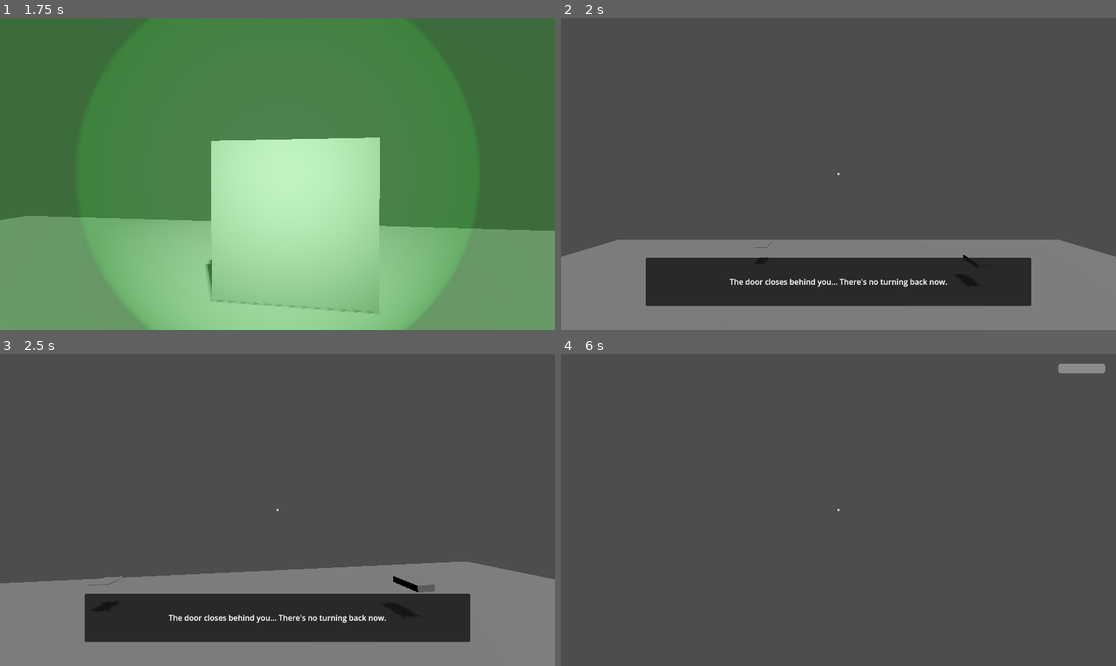
Above: before the commit, frames 1-4 (two rows, left to right).
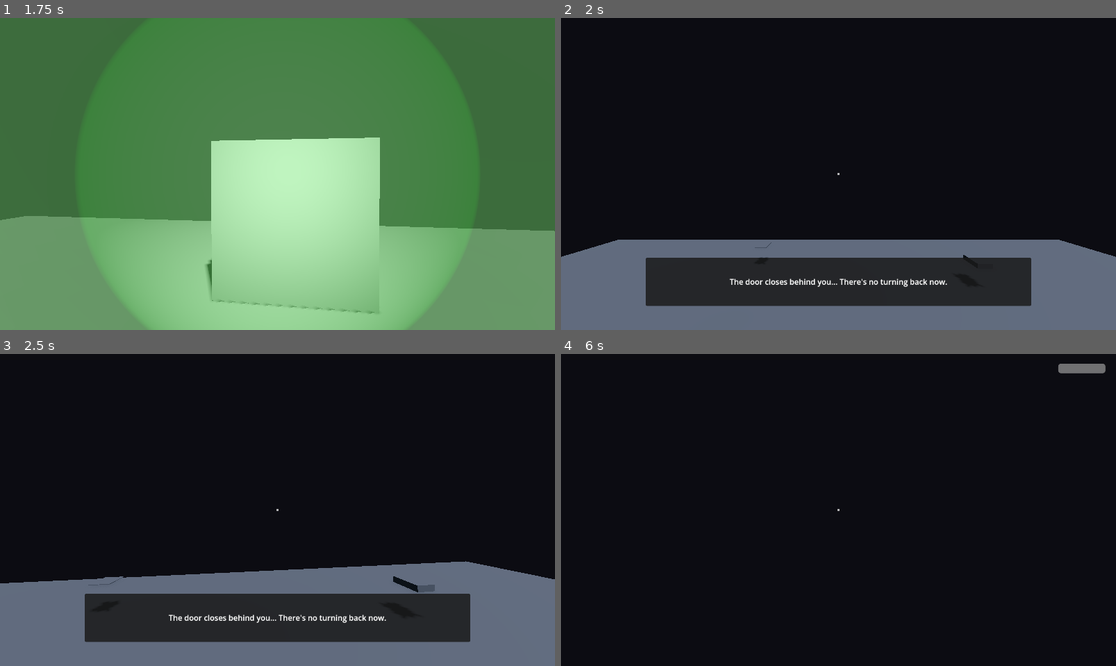
Above: after the commit, the same moments.

Repository: conorn09/Feargame
Game: Godot game, scene res://scenes/test_environment.tscn
The game is run twice, just before and just after one commit, with the same random seed, the same clock (stepped at 60 frames per second) and the same inputs.
Inputs (mouse positions are in pixels of both pictures, inside the frame that each line leads up to):
- Up to frame 1 (1.75 s): move the mouse to (305, 174) at 0.52 s; hold E (interact) 0.53-1.28 s; hold W (move_forward) from 0.53 s (still down); move the mouse to (249, 174) at 1.27 s; tap F (toggle_flashlight) at 1.35 s
- Up to frame 2 (2 s): keep holding W (move_forward)
- Up to frame 3 (2.5 s): keep holding W (move_forward); move the mouse to (288, 503) at 2.02 s; hold E (interact) from 2.03 s (still down)
- Up to frame 4 (6 s): move the mouse to (832, 516) at 2.77 s; release E (interact) at 2.78 s; tap F (toggle_flashlight) at 2.85, 4.35, 5.85 s; move the mouse to (877, 513) at 3.52 s; hold E (interact) 3.53-4.28 s; move the mouse to (794, 506) at 4.27 s; tap Enter at 5 s; move the mouse to (844, 510) at 5.02 s; hold E (interact) 5.03-5.78 s; tap Space at 5.75 s; move the mouse to (816, 503) at 5.77 s; release W (move_forward) at 5.78 s; hold D (move_right) from 5.78 s (still down)

Frame 1 is identical in both runs. In frame 2, 89% of the frame differs, in the area x 0-100%, y 0-100%; in frame 3, 89%; in frame 4, 100%.

Commit message:
lighting

Diff:
--- a/scenes/environments/house_interior.tscn
+++ b/scenes/environments/house_interior.tscn
@@ -23,11 +23,34 @@
 [sub_resource type="BoxMesh" id="BoxMesh_floor"]
 size = Vector3(16, 1, 12)
 
+[sub_resource type="Environment" id="Environment_1"]
+background_mode = 1
+background_color = Color(0.1, 0.1, 0.12, 1)
+ambient_light_source = 2
+ambient_light_color = Color(0.3, 0.35, 0.4, 1)
+ambient_light_energy = 0.5
+tonemap_mode = 2
+ssao_enabled = true
+ssao_radius = 2.0
+ssao_intensity = 1.5
+volumetric_fog_enabled = true
+volumetric_fog_density = 0.02
+volumetric_fog_albedo = Color(0.5, 0.55, 0.6, 1)
+volumetric_fog_emission_energy = 0.0
+adjustment_enabled = true
+adjustment_brightness = 0.9
+adjustment_contrast = 1.1
+adjustment_saturation = 0.8
+
 [node name="HouseInterior" type="Node3D"]
+
+[node name="WorldEnvironment" type="WorldEnvironment" parent="."]
+environment = SubResource("Environment_1")
 
 [node name="DirectionalLight3D" type="DirectionalLight3D" parent="."]
 transform = Transform3D(0.866025, -0.433013, 0.25, 0, 0.5, 0.866025, -0.5, -0.75, 0.433013, 0, 5, 0)
-light_energy = 0.8
+light_energy = 0.3
+light_color = Color(0.8, 0.85, 1, 1)
 shadow_enabled = true
 
 [node name="Floor" type="StaticBody3D" parent="."]
Not shown: 1 places in scenes/environments/house_interior.tscn that only renumber resources
